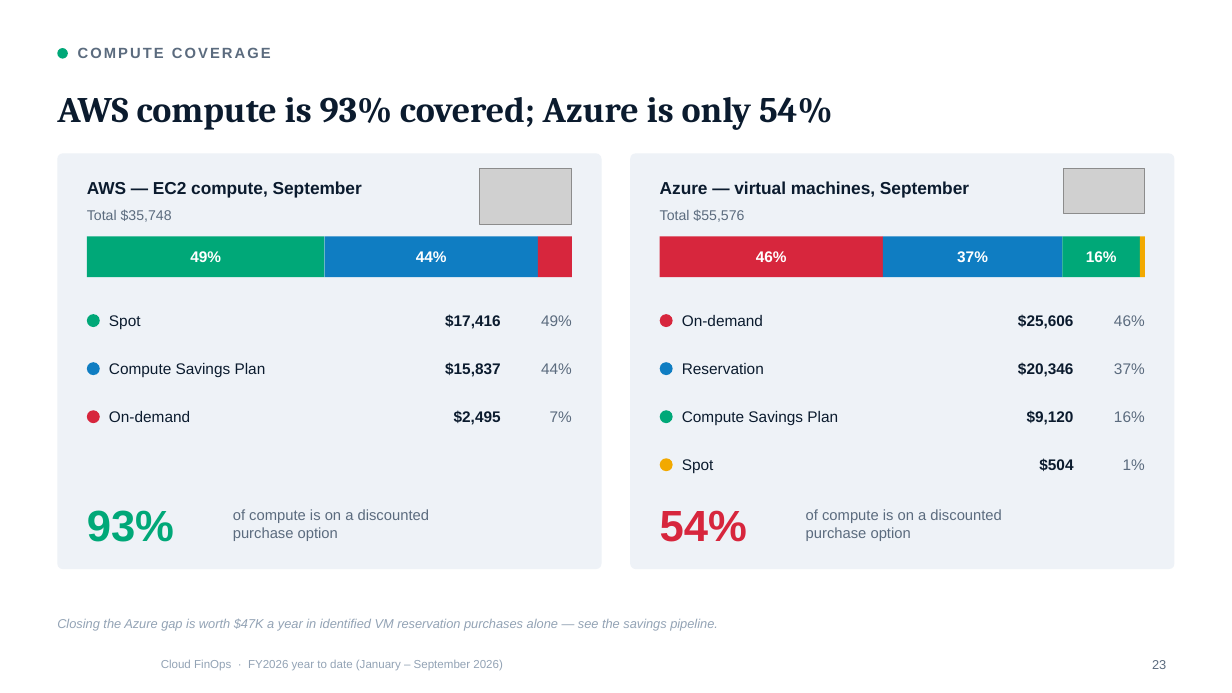
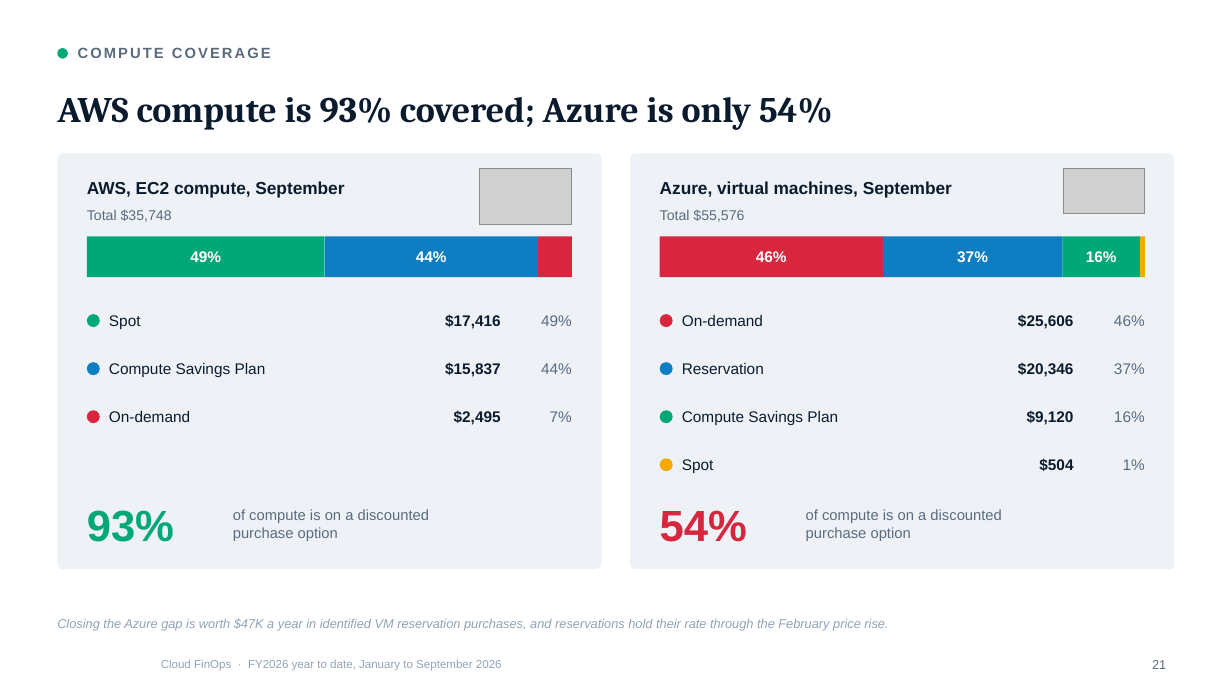
Before and after one commit to arielga5-code/Finops, a slide deck: slide 21 of presentations/Cloud_FinOps_Harel_September_2026_CIO_Redesign_v2.pptx (slide 23 before the commit). Drawn at 1232x693 pixels with LibreOffice and Linux fonts; fonts in the diff are those of the drawing; grey boxes stand for pictures; background and template pictures are left out. Boxes give left, top, right and bottom in pixels: in the first picture for what was removed or moved away, otherwise in the second. Text is boxed around its words. In the diff, an @@ line names an element or a change of style, - is before the commit and + after.

```diff
--- a/presentations/Cloud_FinOps_Harel_September_2026_CIO_Redesign_v2.pptx
+++ b/presentations/Cloud_FinOps_Harel_September_2026_CIO_Redesign_v2.pptx
@@ text at (87, 181, 344, 198): text changed @@
-AWS — EC2 compute, September
+AWS, EC2 compute, September
@@ text at (660, 181, 952, 198): text changed @@
-Azure — virtual machines, September
+Azure, virtual machines, September
@@ text at (57, 619, 888, 631): text changed @@
-Closing the Azure gap is worth $47K a year in identified VM reservation purchases alone — see the savings pipeline.
+Closing the Azure gap is worth $47K a year in identified VM reservation purchases, and reservations hold their rate through the February price rise.
@@ text at (161, 660, 502, 671): text changed @@
-Cloud FinOps · FY2026 year to date (January – September 2026)
+Cloud FinOps · FY2026 year to date, January to September 2026
@@ page number at (1152, 660, 1166, 669): text changed @@
-23
+21
```
Also in this commit, not shown: 39 other slides changed, 1 slide added, 1 slide removed, 11 other files.
